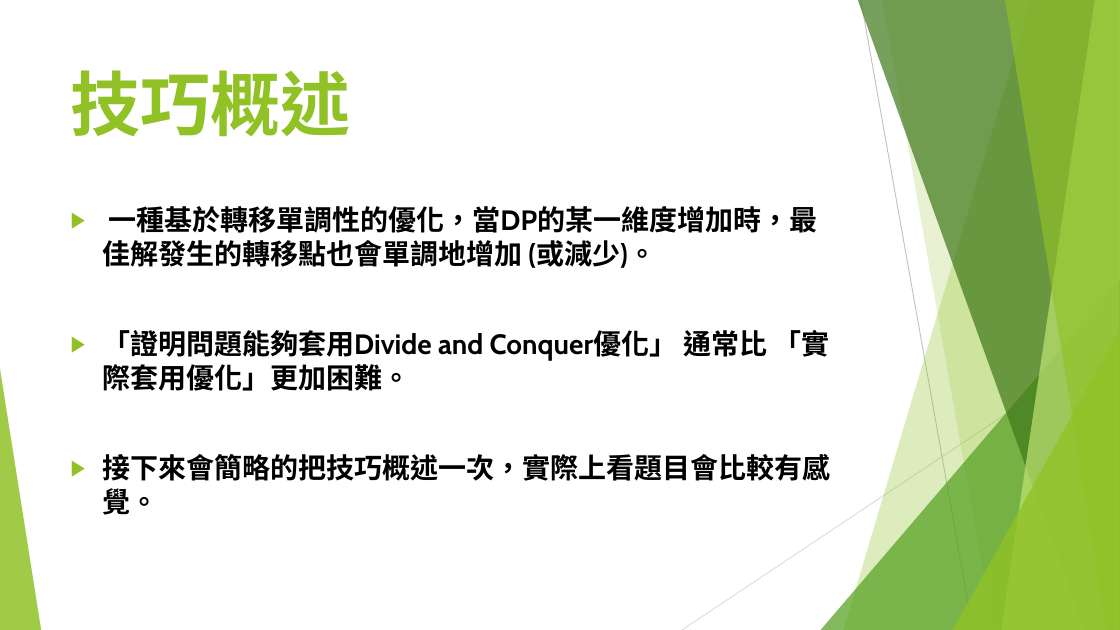
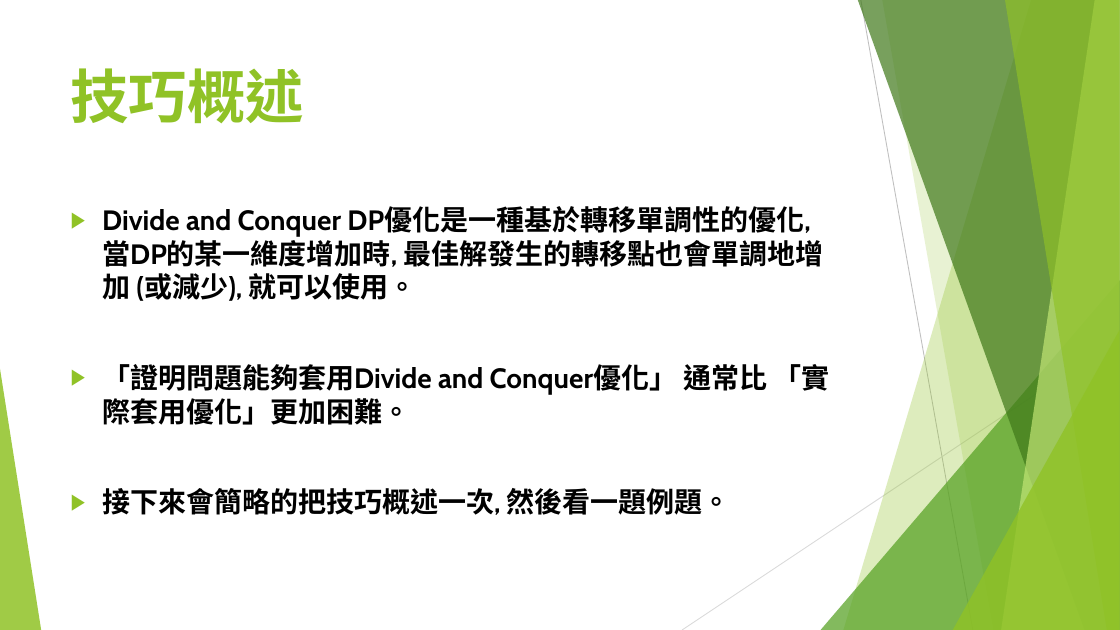
Before and after one commit to S920105123/DP2, a slide deck: slide 4 of presentation/進階動態規劃.pptx. Drawn at 1120x630 pixels with LibreOffice and Linux fonts; fonts in the diff are those of the drawing. Boxes give left, top, right and bottom in pixels: in the first picture for what was removed or moved away, otherwise in the second. Text is boxed around its words. In the diff, an @@ line names an element or a change of style, - is before the commit and + after.

```diff
--- a/presentation/進階動態規劃.pptx
+++ b/presentation/進階動態規劃.pptx
@@ title "技巧概述" at (71, 68, 304, 123): size 60 to 50 pt @@
@@ text at (102, 207, 824, 301): text changed @@
-▶ 一種基於轉移單調性的優化，當DP的某一維度增加時，最佳解發生的轉移點也會單調地增加 (或減少)。
+▶ Divide and Conquer DP優化是一種基於轉移單調性的優化, 當DP的某一維度增加時, 最佳解發生的轉移點也會單調地增加 (或減少), 就可以使用。
@@ text at (102, 488, 731, 515): text changed @@
-▶ 接下來會簡略的把技巧概述一次，實際上看題目會比較有感覺。
+▶ 接下來會簡略的把技巧概述一次, 然後看一題例題。
```
Also in this commit, not shown: 7 other slides changed, 1 slide added, 1 slide removed.
